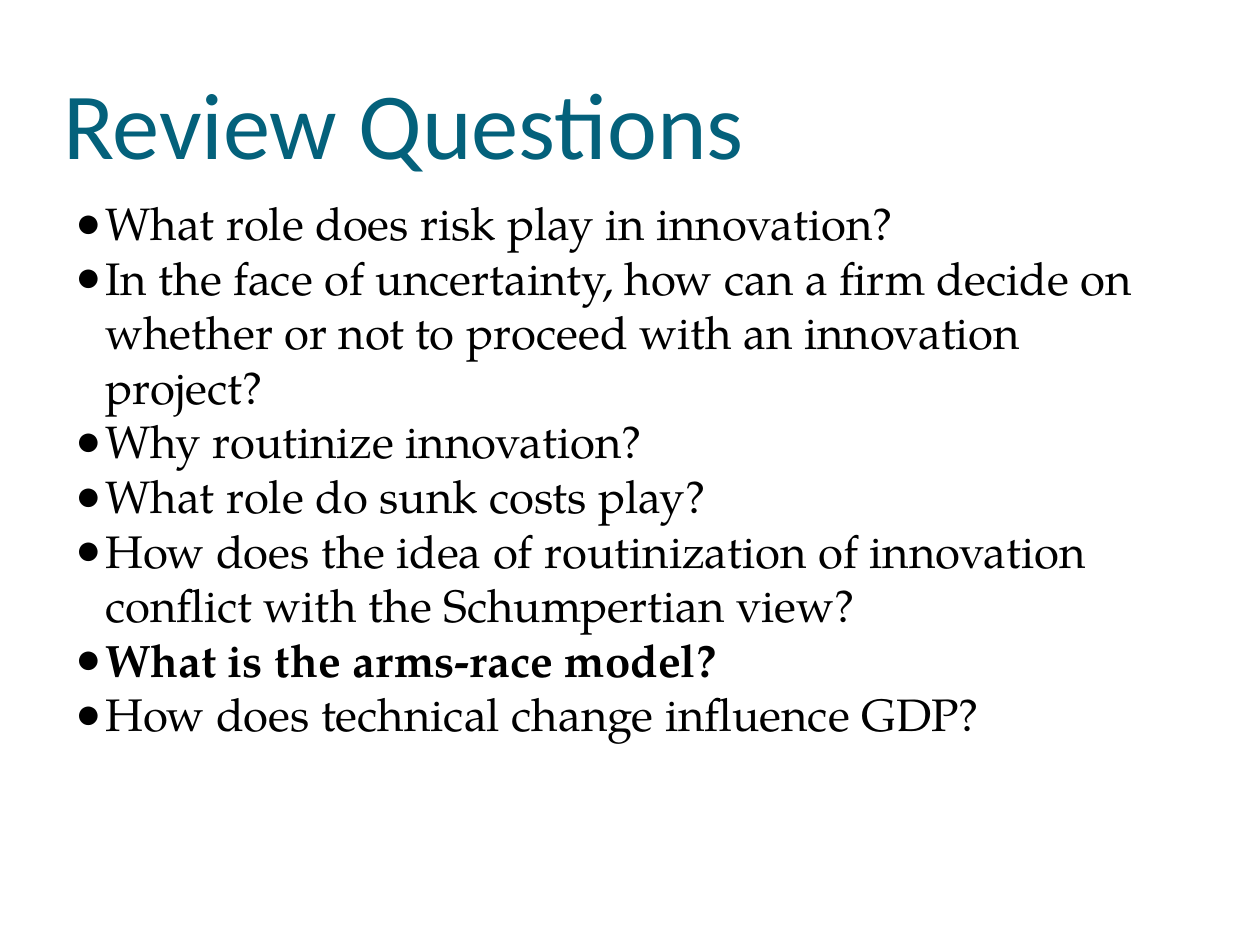
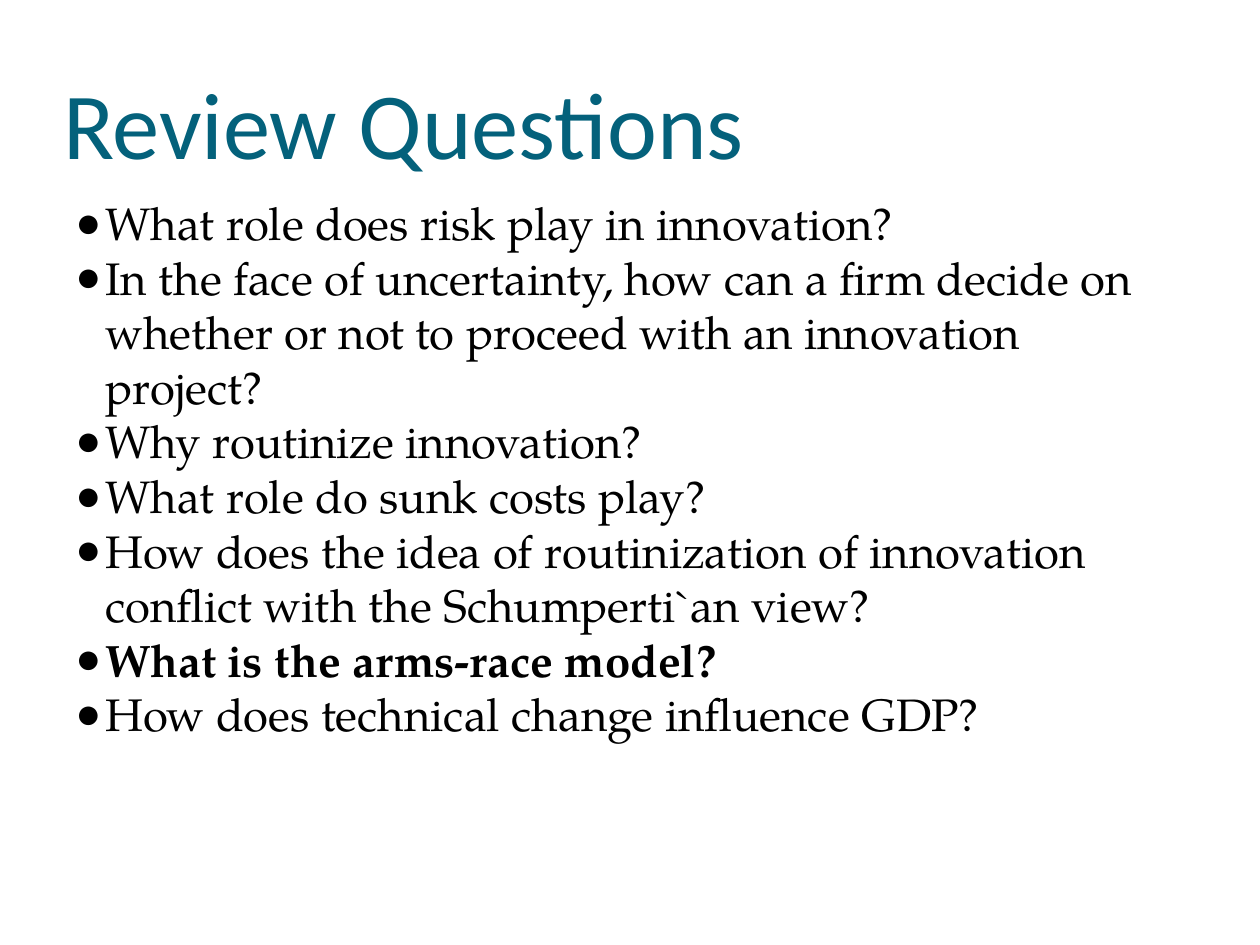
Before and after one commit to muff1nman/ClassNotes, a slide deck: slide 9 of Econ/Midterm/S12_Midterm Exam Review.pptx. Drawn at 1260x945 pixels with LibreOffice and Linux fonts; fonts in the diff are those of the drawing. Boxes give left, top, right and bottom in pixels: in the first picture for what was removed or moved away, otherwise in the second. Text is boxed around its words. In the diff, an @@ line names an element or a change of style, - is before the commit and + after.

```diff
--- a/Econ/Midterm/S12_Midterm Exam Review.pptx
+++ b/Econ/Midterm/S12_Midterm Exam Review.pptx
@@ text at (105,520,1086,635): text changed @@
-● How does the idea of routinization of innovation conflict with the Schumpertian view?
+● How does the idea of routinization of innovation conflict with the Schumperti`an view?
```
Also in this commit, not shown: 2 other files.
